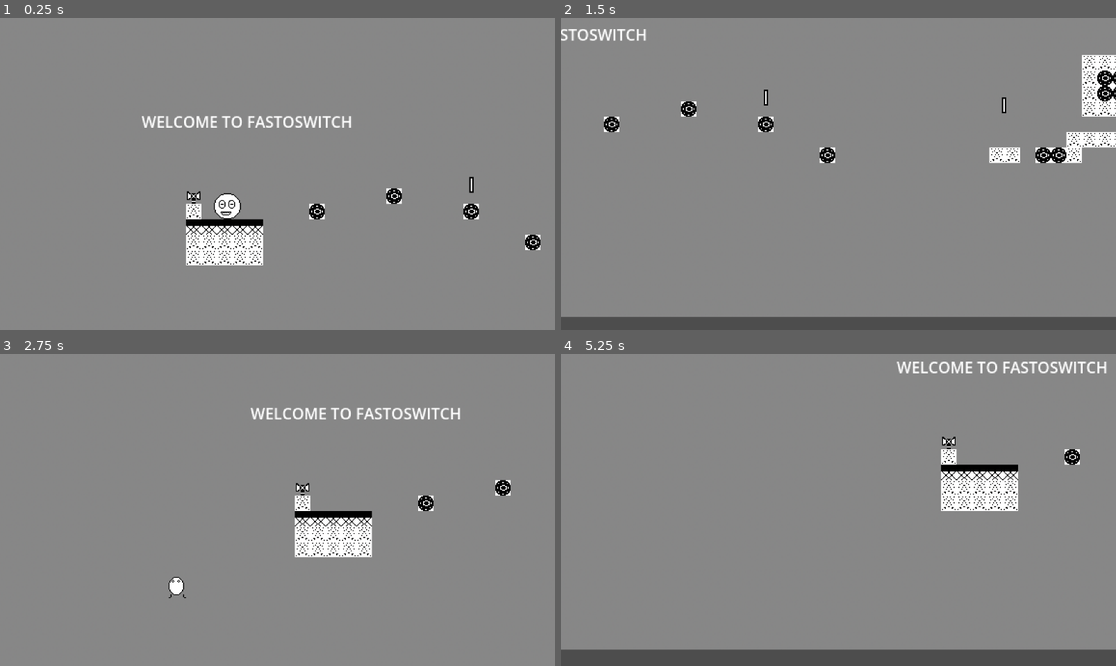
Above: before the commit, frames 1-4 (two rows, left to right).
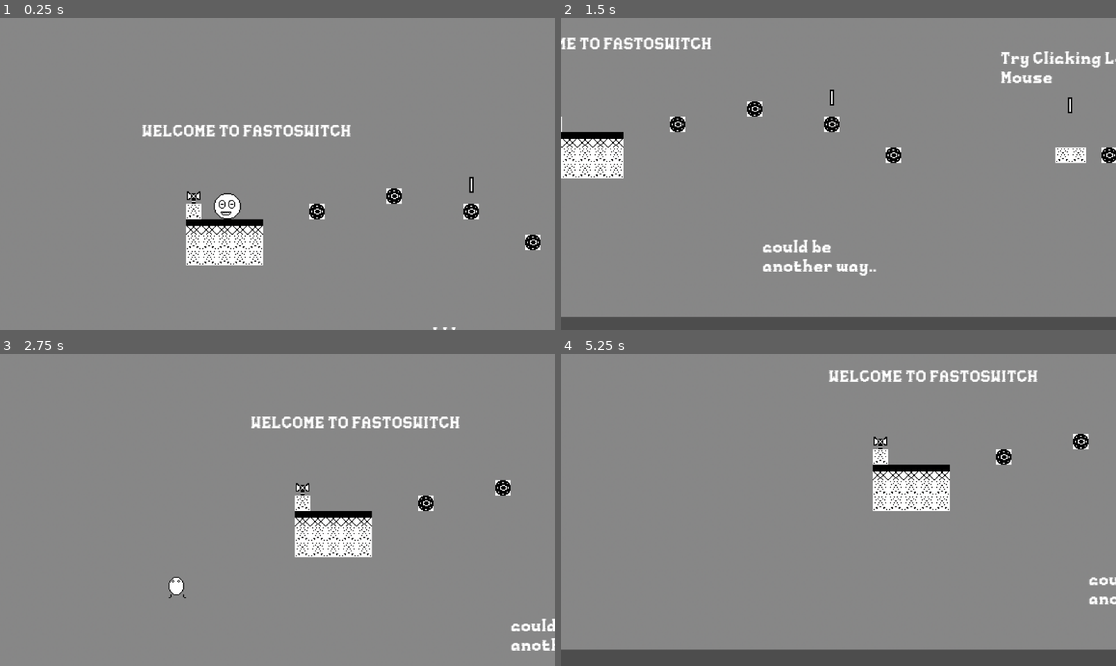
Above: after the commit, the same moments.

Repository: speed987185/Switch-Fast
Game: Godot game, scene res://Scenes/main.tscn
Same seed, same stepped clock (60 frames per second), same inputs: the game is played once before the commit and once after it.
Inputs (mouse positions are in pixels of both pictures, inside the frame that each line leads up to):
- Up to frame 1 (0.25 s): no input
- Up to frame 2 (1.5 s): tap Enter at 0.5 s; move the mouse to (960, 158) at 0.52 s; hold D (right) from 0.53 s (still down); tap Alt at 0.6 s; click (960, 158) at 0.67 s; tap Space (jump) at 0.77 s; move the mouse to (727, 189) at 1.27 s; tap Shift at 1.35 s; click (727, 189) at 1.42 s
- Up to frame 3 (2.75 s): tap Space (jump) at 1.52 s; move the mouse to (333, 441) at 2.02 s; release D (right) at 2.03 s; hold A (left) from 2.03 s (still down); tap Alt at 2.1 s; click (333, 441) at 2.17 s
- Up to frame 4 (5.25 s): move the mouse to (810, 572) at 2.77 s; release A (left) at 2.78 s; hold D (right) 2.78-4.28 s; tap Shift at 2.85, 4.35 s; click (810, 572) at 2.92 s; tap Space (jump) at 3.02, 3.77, 4.52 s; move the mouse to (1005, 556) at 3.52 s; tap Alt at 3.6, 5.1 s; click (1005, 556) at 3.67 s; move the mouse to (672, 463) at 4.27 s; hold A (left) 4.28-5.03 s; click (672, 463) at 4.42 s; move the mouse to (866, 510) at 5.02 s; hold D (right) from 5.03 s (still down); click (866, 510) at 5.17 s

The runs differ from the first frame. In frame 1, 1.4% of the frame differs, in the area x 25-83%, y 31-100%; in frame 2, 7.2%, in the area x 0-100%, y 3-83%; in frame 3, 1.7%; in frame 4, 6.0%.

Commit message:
added bunch of text all over the map

Diff:
--- a/Scenes/main.tscn
+++ b/Scenes/main.tscn
@@ -17,6 +17,7 @@
 [ext_resource type="PackedScene" uid="uid://chjd4ai2s4jcb" path="res://Scenes/batbird.tscn" id="15_h1bgf"]
 [ext_resource type="PackedScene" uid="uid://dvcfua04k7e1q" path="res://Scenes/batsloth.tscn" id="15_wsu2k"]
 [ext_resource type="PackedScene" uid="uid://badnr0ovx2yww" path="res://Scenes/eneball.tscn" id="16_k12tt"]
+[ext_resource type="FontFile" uid="uid://b6ee30ss2buoc" path="res://font/font/Pixelmax-Regular.otf" id="18_b3802"]
 
 [sub_resource type="TileSetAtlasSource" id="TileSetAtlasSource_wsu2k"]
 texture = ExtResource("4_ynf5e")
@@ -74,6 +75,43 @@
 normal = Vector2(0.002743474, -0.99999624)
 distance = -756.9889
 
+[sub_resource type="Animation" id="Animation_ueoa1"]
+length = 0.001
+tracks/0/type = "value"
+tracks/0/imported = false
+tracks/0/enabled = true
+tracks/0/path = NodePath(".:position")
+tracks/0/interp = 1
+tracks/0/loop_wrap = true
+tracks/0/keys = {
+"times": PackedFloat32Array(0),
+"transitions": PackedFloat32Array(1),
+"update": 0,
+"values": [Vector2(1371, 534)]
+}
+
+[sub_resource type="Animation" id="Animation_hpc6h"]
+resource_name = "leftright"
+loop_mode = 2
+tracks/0/type = "value"
+tracks/0/imported = false
+tracks/0/enabled = true
+tracks/0/path = NodePath(".:position")
+tracks/0/interp = 1
+tracks/0/loop_wrap = true
+tracks/0/keys = {
+"times": PackedFloat32Array(0, 1),
+"transitions": PackedFloat32Array(1, 1),
+"update": 0,
+"values": [Vector2(1371, 534), Vector2(1280, 532)]
+}
+
+[sub_resource type="AnimationLibrary" id="AnimationLibrary_kltya"]
+_data = {
+&"RESET": SubResource("Animation_ueoa1"),
+&"leftright": SubResource("Animation_hpc6h")
+}
+
 [sub_resource type="Animation" id="Animation_h1bgf"]
 length = 0.001
 tracks/0/type = "value"
@@ -511,7 +549,11 @@
 shape = SubResource("WorldBoundaryShape2D_fdnlq")
 
 [node name="batsloth" parent="." unique_id=1985394943 instance=ExtResource("15_wsu2k")]
-position = Vector2(1322, 533)
+position = Vector2(1371, 534)
+
+[node name="AnimationPlayer" type="AnimationPlayer" parent="batsloth" unique_id=585594301]
+libraries/ = SubResource("AnimationLibrary_kltya")
+autoplay = &"leftright"
 
 [node name="EneBalls" type="Node" parent="." unique_id=1810233548]
 
@@ -724,11 +766,92 @@
 [node name="Coin25" parent="Coins" unique_id=824254172 instance=ExtResource("11_d1ilt")]
 position = Vector2(4766, 336)
 
-[node name="Label" type="Label" parent="." unique_id=1138435221]
+[node name="Texts" type="Node" parent="." unique_id=61148459]
+
+[node name="Label" type="Label" parent="Texts" unique_id=1138435221]
 offset_left = -45.0
-offset_top = 479.0
+offset_top = 493.0
 offset_right = 174.0
-offset_bottom = 502.0
+offset_bottom = 516.0
+theme_override_fonts/font = ExtResource("18_b3802")
+theme_override_font_sizes/font_size = 16
 text = "WELCOME TO FASTOSWITCH"
 
+[node name="Label2" type="Label" parent="Texts" unique_id=632311753]
+offset_left = 472.0
+offset_top = 508.0
+offset_right = 691.0
+offset_bottom = 545.0
+theme_override_fonts/font = ExtResource("18_b3802")
+text = "Try Clicking Left
+Mouse"
+
+[node name="Label3" type="Label" parent="Texts" unique_id=1489871722]
+offset_left = 225.0
+offset_top = 704.0
+offset_right = 444.0
+offset_bottom = 741.0
+theme_override_fonts/font = ExtResource("18_b3802")
+text = "could be
+another way.."
+
+[node name="Label4" type="Label" parent="Texts" unique_id=1916838320]
+offset_left = 1278.0
+offset_top = 423.0
+offset_right = 1497.0
+offset_bottom = 460.0
+theme_override_fonts/font = ExtResource("18_b3802")
+text = "it hurtss"
+
+[node name="Label5" type="Label" parent="Texts" unique_id=359519601]
+offset_left = 1808.0
+offset_top = 380.0
+offset_right = 2027.0
+offset_bottom = 417.0
+theme_override_fonts/font = ExtResource("18_b3802")
+text = "hurry"
+
+[node name="Label9" type="Label" parent="Texts" unique_id=294333052]
+offset_left = 3972.0
+offset_top = 616.0
+offset_right = 4191.0
+offset_bottom = 653.0
+theme_override_fonts/font = ExtResource("18_b3802")
+text = "BE CAREFUL"
+
+[node name="Label10" type="Label" parent="Texts" unique_id=454839177]
+offset_left = 4685.0
+offset_top = 418.0
+offset_right = 4904.0
+offset_bottom = 455.0
+theme_override_fonts/font = ExtResource("18_b3802")
+text = "you made it king 👑"
+
+[node name="Label6" type="Label" parent="Texts" unique_id=795139851]
+offset_left = 2116.0
+offset_top = 553.0
+offset_right = 2343.0
+offset_bottom = 599.0
+theme_override_fonts/font = ExtResource("18_b3802")
+theme_override_font_sizes/font_size = 43
+text = "told you"
+
+[node name="Label7" type="Label" parent="Texts" unique_id=704177822]
+offset_left = 3040.0
+offset_top = 521.0
+offset_right = 3267.0
+offset_bottom = 567.0
+theme_override_fonts/font = ExtResource("18_b3802")
+theme_override_font_sizes/font_size = 43
+text = "JUMP!!!!!!!!!!"
+
+[node name="Label8" type="Label" parent="Texts" unique_id=1347172497]
+offset_left = 3270.0
+offset_top = 351.0
+offset_right = 3497.0
+offset_bottom = 397.0
+theme_override_fonts/font = ExtResource("18_b3802")
+theme_override_font_sizes/font_size = 43
+text = "JUMP!!!!!!!!!!"
+
 [connection signal="timeout" from="Timer" to="Player" method="_on_timer_timeout"]
--- a/Script/player_2.gd
+++ b/Script/player_2.gd
@@ -1,7 +1,8 @@
 extends CharacterBody2D
 
 
-const SPEED = 500
+const SPEED = 350
+
 const JUMP_VELOCITY = -800
 @onready var animated_sprite: AnimatedSprite2D = $AnimatedSprite2D
 
Not shown, added: font/font/Pixelmax-Regular.otf.import
